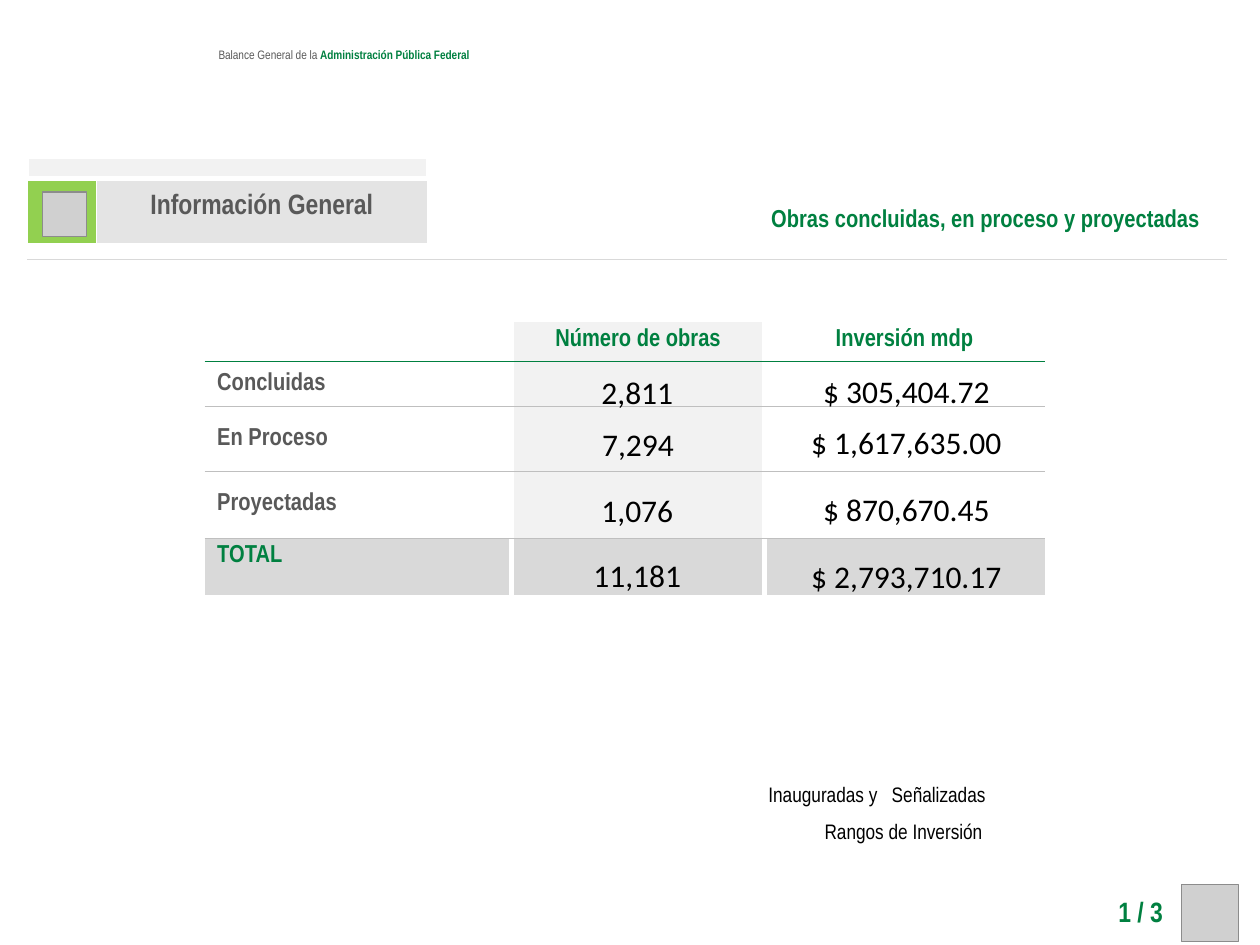
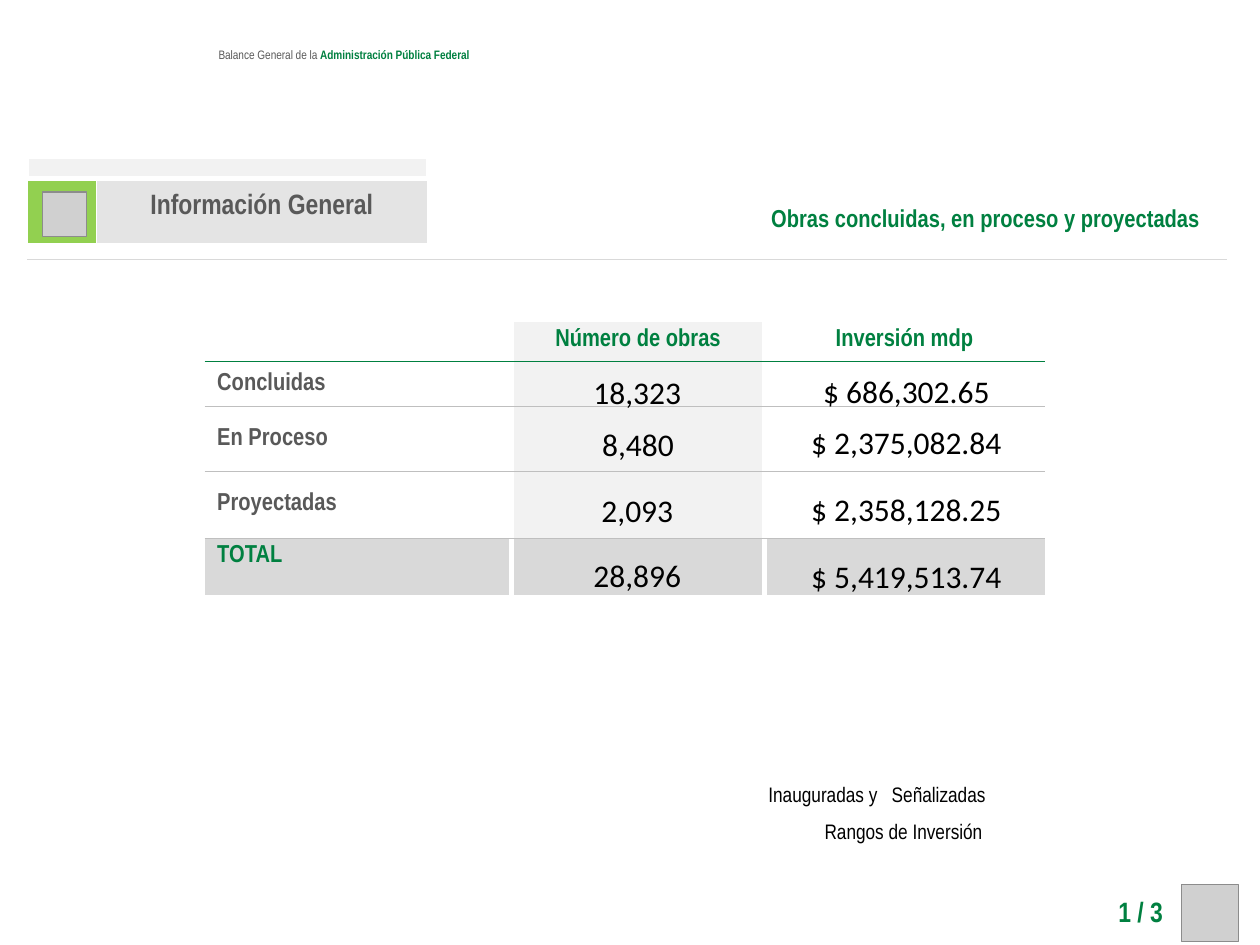
Before and after one commit to fpedro23/djangoObras, a slide deck: slide 1 of obras/static/ppt/ppt-generados/balance_general_1.pptx. Drawn at 1260x945 pixels with LibreOffice and Linux fonts; fonts in the diff are those of the drawing; grey boxes stand for pictures; background and template pictures are left out. Boxes give left, top, right and bottom in pixels: in the first picture for what was removed or moved away, otherwise in the second. Text is boxed around its words. In the diff, an @@ line names an element or a change of style, - is before the commit and + after.

```diff
--- a/obras/static/ppt/ppt-generados/balance_general_1.pptx
+++ b/obras/static/ppt/ppt-generados/balance_general_1.pptx
@@ text at [593, 382, 681, 408]: text changed @@
-2,811
+18,323
@@ text at [846, 381, 989, 407]: text changed @@
-$ 305,404.72
+$ 686,302.65
@@ text at [602, 434, 674, 460]: text changed @@
-7,294
+8,480
@@ text at [834, 432, 1001, 458]: text changed @@
-$ 1,617,635.00
+$ 2,375,082.84
@@ text at [601, 501, 673, 526]: text changed @@
-1,076
+2,093
@@ text at [834, 499, 1001, 525]: text changed @@
-$ 870,670.45
+$ 2,358,128.25
@@ text at [593, 565, 681, 591]: text changed @@
-11,181
+28,896
@@ text at [834, 567, 1001, 592]: text changed @@
-$ 2,793,710.17
+$ 5,419,513.74
```
Also in this commit, not shown: 17 other files.
